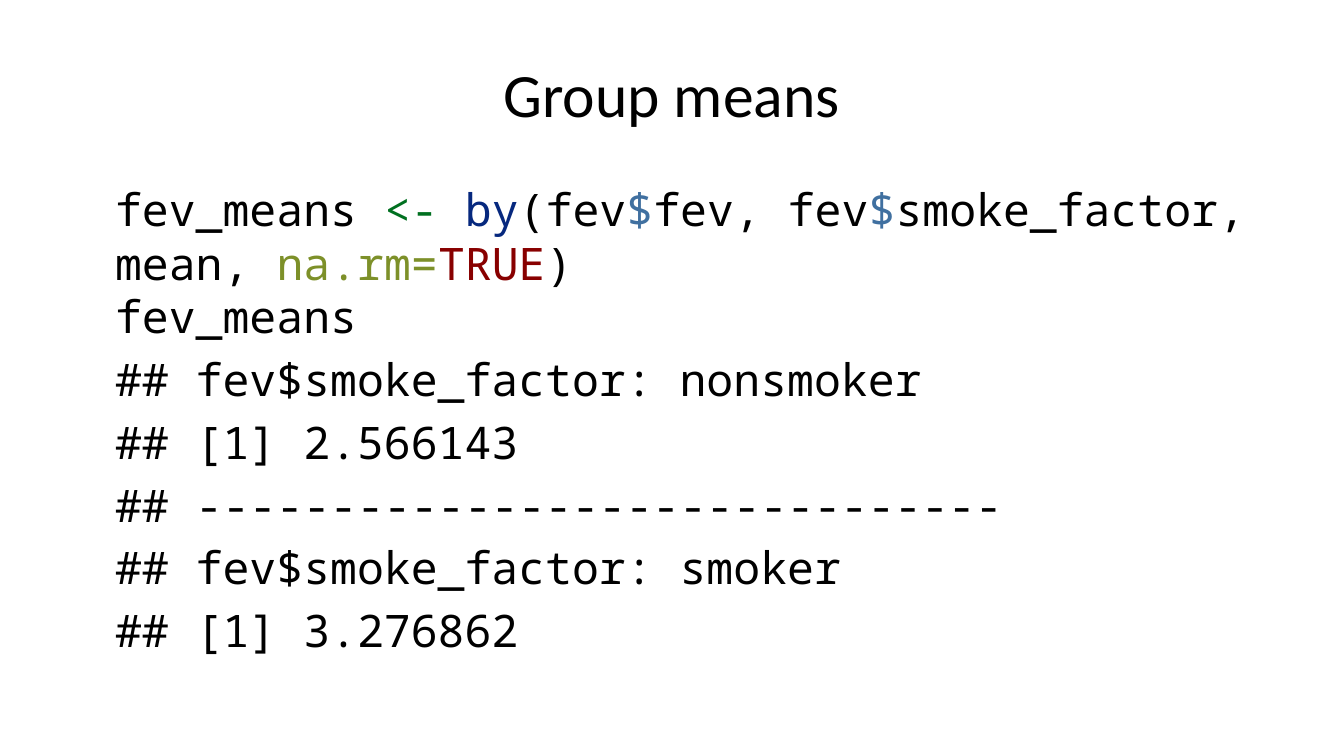
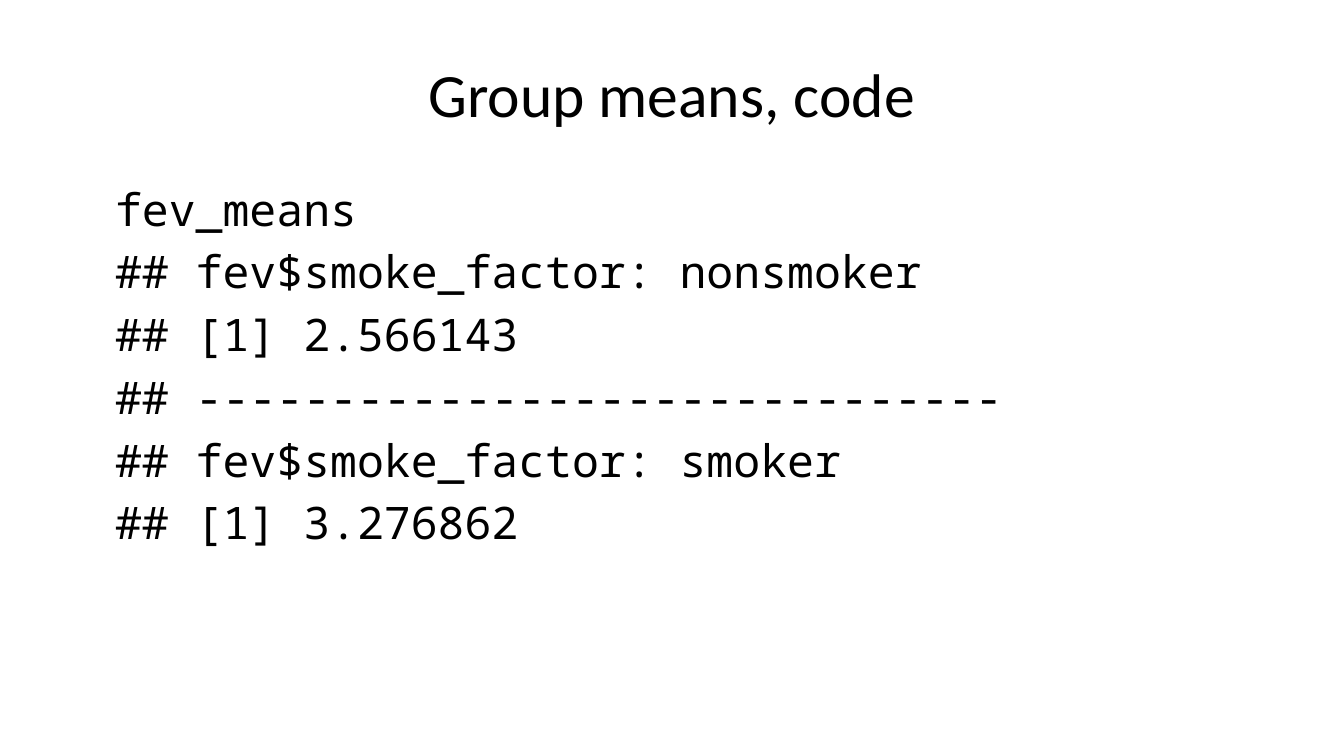
Before and after one commit to pmean/classes, a slide deck: slide 24 of introduction-to-r/results/v05-slides-and-speaker-notes.pptx. Drawn at 1344x756 pixels with LibreOffice and Linux fonts; fonts in the diff are those of the drawing. Boxes give left, top, right and bottom in pixels: in the first picture for what was removed or moved away, otherwise in the second. Text is boxed around its words. In the diff, an @@ line names an element or a change of style, - is before the commit and + after.

```diff
--- a/introduction-to-r/results/v05-slides-and-speaker-notes.pptx
+++ b/introduction-to-r/results/v05-slides-and-speaker-notes.pptx
@@ title at box(428, 74, 915, 127): text changed @@
-Group means
+Group means, code
@@ text at box(115, 191, 357, 233): text changed @@
-fev_means <- by(fev$fev, fev$smoke_factor, mean, na.rm=TRUE)
-fev_means
+fev_means
```
Also in this commit, not shown: 7 other slides changed, 2 slides added, 10 other files.
